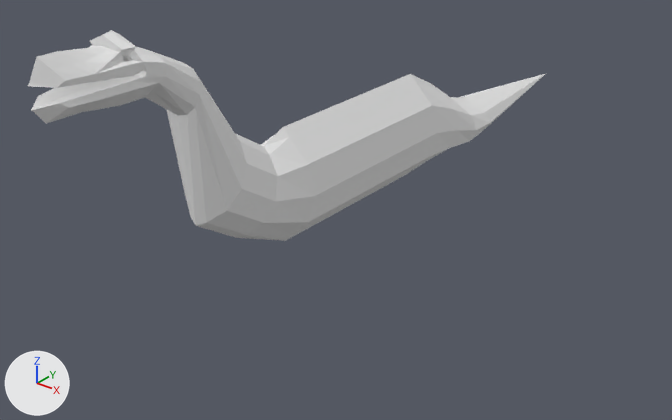
One commit to the Blender file res/dragon_from_scratch/dragon.blend: the scene before it, then after it.
Rendered twice from a 50 mm lens placed at (149.0, -117.0, 55.0), pointed at (-17.0, 90.0, -74.0). Arrows for +X, +Y and +Z are at lower left; the lights stay in place.
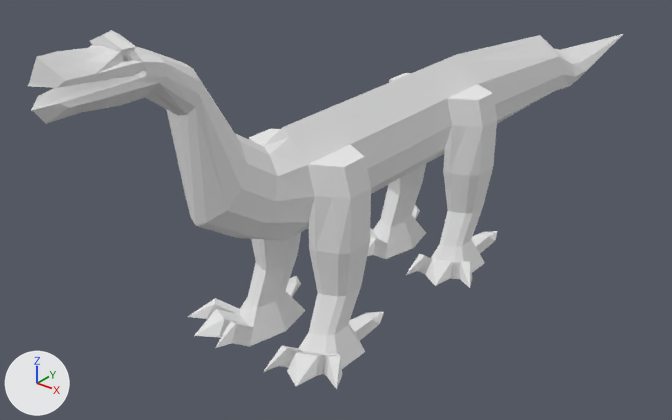
Commit message: Ugly dragon but with 4 legs !

The edits, one by one:
me_cube is used by ob_cube; location (0.0, 0.0, 0.0).
me_cube had 234 vertices, 201 faces and spanned x 0.0..10.0, y -23.0..196.0, z -62.0..6.0.
me_cube now has 430 vertices, 385 faces and spans x 0.0..28.0, y -23.0..267.0, z -95.0..6.0.
Part 1, on me_cube:
9 vertices are removed from x 0.0..10.0, y 91.0..196.0, z -55.0..-38.0.
28 faces are deleted.
6 vertices in x 0.0..8.0, y 116.0..128.0, z -47.0..-35.0 move by (0.0, 71.0, 0.0).
4 vertices in x 0.0..2.0, y 91.0, z -62.0..-29.0 move by (0.0, 22.0, 0.0).
3 vertices in x 0.0..8.0, y 136.0, z -49.0..-45.0 move by (0.0, 72.0, 0.0).
3 vertices in x 0.0..8.0, y 104.0, z -62.0..-54.0 move by (0.0, 18.0, 0.0).
11 vertices move from x 0.0..10.0, y 104.0..136.0, z -61.0..-29.0 to x 0.0..8.0, y 122.0..199.0, z -62.0..-29.0.
178 vertices are added at x 0.0..28.0, y 28.0..267.0, z -95.0..-38.0.
6 new vertices lie (0.0, -5.0, -11.0) away from vertices in x 11.0, y 50.0..128.0, z -75.0.
6 new vertices lie (0.0, -3.0, -5.0) away from vertices in x 10.0, y 42.0..107.0, z -90.0.
9 new vertices lie (0.0, 9.0, 0.0) away from vertices in x 10.0..19.0, y 47.0..199.0, z -90.0..-38.0.
6 new vertices lie (7.0, 3.0, 0.0) away from vertices in x 10.0..13.0, y 33.0..104.0, z -95.0..-90.0.
212 new faces join them.

Where the change shows, as pixel boxes (x1, y1, x2, y2) in the pictures (672 x 420 px):
'Cube', reshaped (15% wider, 70% taller)
    before: (28, 30, 545, 241)
    after: (28, 30, 623, 390)
part 1 of me_cube, built on
    before: (287, 74, 545, 240)
    after: (188, 34, 623, 390)
